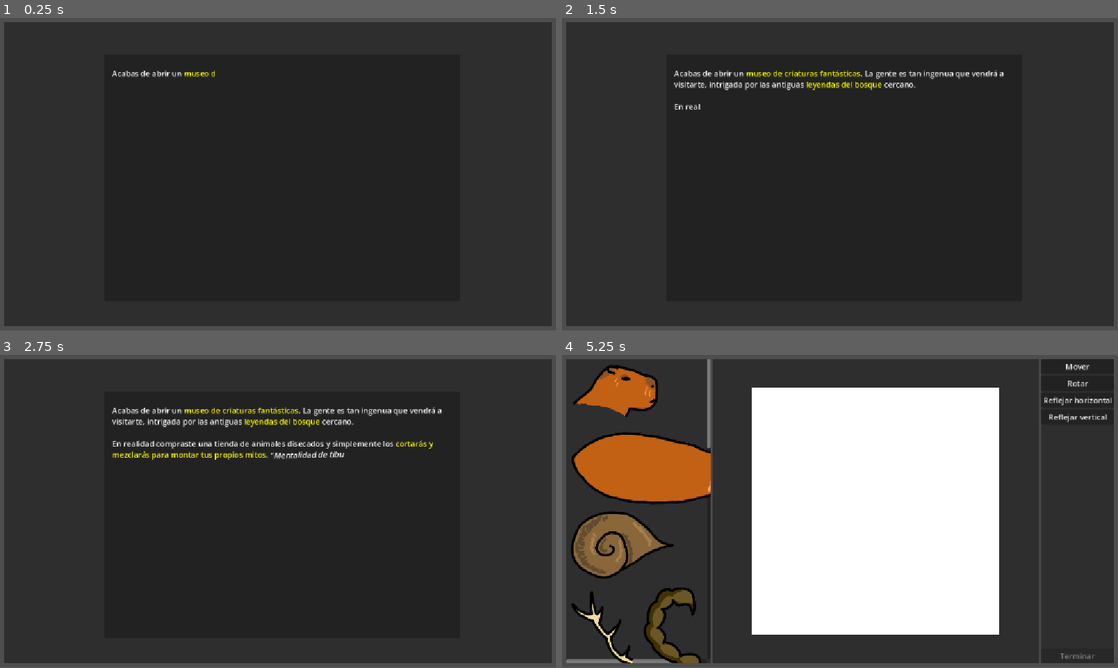
Above: before the commit, frames 1-4 (two rows, left to right).
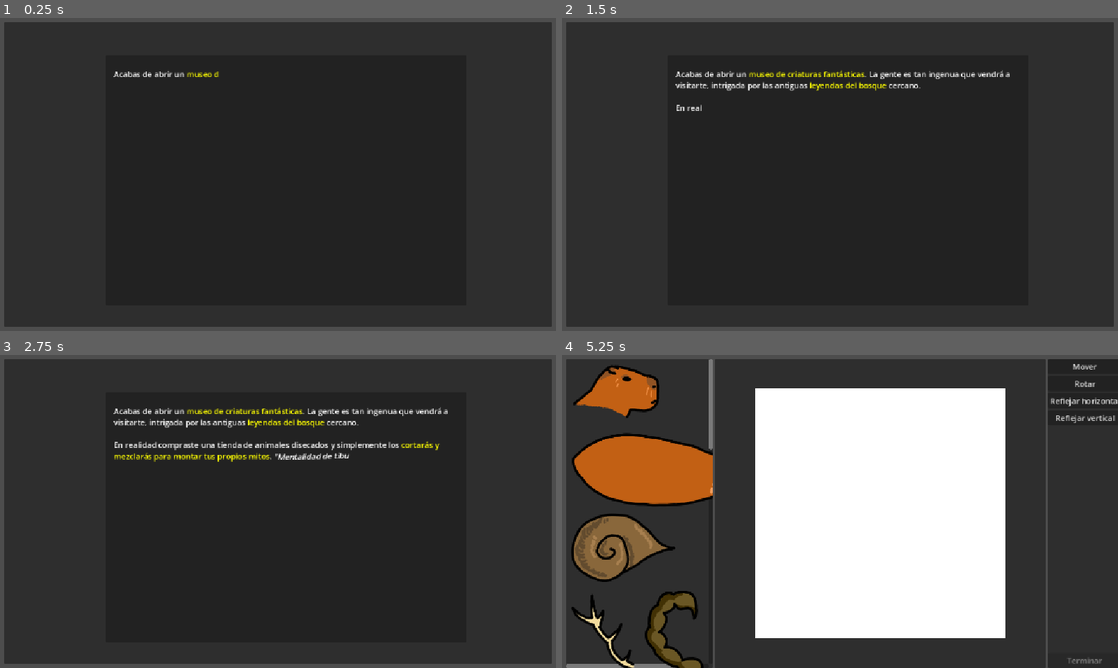
Above: after the commit, the same moments.

Repository: Clovisindo/museo-magico-jam-2
Game: Godot game, scene res://src/intro_level/intro_level.tscn
Two runs of this game, one before a commit and one after it. Both use one fixed random seed, a clock stepped at 60 frames per second and the inputs below.
Inputs (mouse positions are in pixels of both pictures, inside the frame that each line leads up to):
- Up to frame 1 (0.25 s): no input
- Up to frame 2 (1.5 s): tap Enter at 0.5 s; move the mouse to (962, 158) at 0.52 s; click (962, 158) at 0.67 s; tap Space at 0.77 s; drag from (728, 190) to (812, 237) at 1.27 s
- Up to frame 3 (2.75 s): move the mouse to (333, 442) at 2.02 s; click (333, 442) at 2.17 s
- Up to frame 4 (5.25 s): drag from (812, 574) to (673, 464) at 2.77 s; move the mouse to (1006, 558) at 3.52 s; click (1006, 558) at 3.67 s; tap Space at 3.77 s; click (845, 514) at 4.27 s; type "12" at 4.35 s; click "Continuar" at 5 s
In our replay, the window is 800x450 before the commit and 800x451 after it. These sizes can differ from the game's own. Grey fills any space a smaller window leaves; there, only what the larger window draws over its background counts as a difference.

The runs differ from the first frame. In frame 1, 0.5% of the frame differs, in the area x 0-100%, y 16-99%; in frame 2, 1.8%; in frame 3, 3.3%; in frame 4, 9.3%, in the area x 0-100%, y 1-100%.

Commit message:
resolution

Diff:
--- a/project.godot
+++ b/project.godot
@@ -21,8 +21,9 @@
 
 [display]
 
+window/size/viewport_width=1136
+window/size/viewport_height=640
 window/stretch/mode="canvas_items"
-window/stretch/aspect="expand"
 
 [physics]
 
